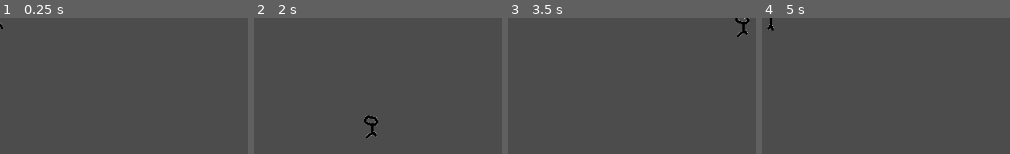
Above: before the commit, frames 1-4 (left to right).
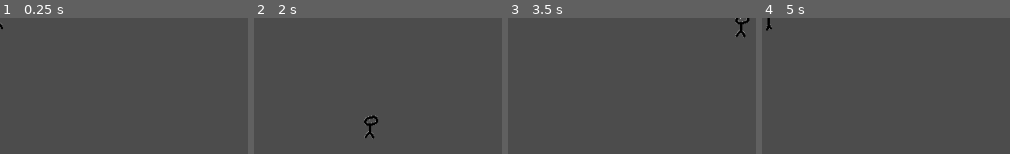
Above: after the commit, the same moments.

Repository: SillyScientists/PaintJam-2018
Game: Godot game, scene res://scenes/entities/player/Player.tscn
Same seed, same stepped clock (60 frames per second), same inputs: the game is played once before the commit and once after it. The project has no main scene, so this scene is started directly.
Inputs:
- Up to frame 1 (0.25 s): no input
- Up to frame 2 (2 s): tap Enter at 0.5 s; hold Right (ui_right) 0.53-1.28 s; hold Down (ui_down) from 1.28 s (still down)
- Up to frame 3 (3.5 s): tap Space at 2 s; release Down (ui_down) at 2.03 s; hold Right (ui_right) 2.03-2.78 s; hold Up (ui_up) from 2.78 s (still down)
- Up to frame 4 (5 s): tap Enter at 3.5 s; release Up (ui_up) at 3.53 s; hold Left (ui_left) from 3.53 s (still down)

The runs differ from the first frame. In frame 2, 0.4% of the frame differs, in the area x 44-50%, y 71-89%; in frame 3, 0.3%; in frame 4, 0.2%.

Commit message:
Improve player animation

Diff:
--- a/scenes/entities/player/Player.gd
+++ b/scenes/entities/player/Player.gd
@@ -34,6 +34,12 @@
 		$AnimatedSprite.animation = "right"
 		$AnimatedSprite.flip_v = false
 		$AnimatedSprite.flip_h = velocity.x < 0
-	elif velocity.y != 0:
+	elif velocity.y < 0:
 		$AnimatedSprite.animation = "up"
-		# $AnimatedSprite.flip_v = velocity.y > 0
+	elif velocity.y > 0:
+		$AnimatedSprite.animation = "down"
+
+
+
+func _on_Player_body_entered( body ):
+	emit_signal("hit")
--- a/scenes/entities/player/Player.tscn
+++ b/scenes/entities/player/Player.tscn
@@ -10,6 +10,10 @@
 [ext_resource path="res://scenes/entities/player/assets/up/up3.png" type="Texture" id=8]
 [ext_resource path="res://scenes/entities/player/assets/up/up4.png" type="Texture" id=9]
 [ext_resource path="res://scenes/entities/player/assets/idle/idle1.png" type="Texture" id=10]
+[ext_resource path="res://scenes/entities/player/assets/down/down1.png" type="Texture" id=11]
+[ext_resource path="res://scenes/entities/player/assets/down/down2.png" type="Texture" id=12]
+[ext_resource path="res://scenes/entities/player/assets/down/down3.png" type="Texture" id=13]
+[ext_resource path="res://scenes/entities/player/assets/down/down4.png" type="Texture" id=14]
 
 [sub_resource type="SpriteFrames" id=1]
 
@@ -17,17 +21,22 @@
 "frames": [ ExtResource( 2 ), ExtResource( 3 ), ExtResource( 4 ), ExtResource( 5 ) ],
 "loop": true,
 "name": "right",
-"speed": 5.0
+"speed": 1.0
 }, {
 "frames": [ ExtResource( 6 ), ExtResource( 7 ), ExtResource( 8 ), ExtResource( 9 ) ],
 "loop": true,
 "name": "up",
-"speed": 5.0
+"speed": 1.0
 }, {
 "frames": [ ExtResource( 10 ) ],
 "loop": true,
 "name": "default",
 "speed": 5.0
+}, {
+"frames": [ ExtResource( 11 ), ExtResource( 12 ), ExtResource( 13 ), ExtResource( 14 ) ],
+"loop": true,
+"name": "down",
+"speed": 1.0
 } ]
 
 [sub_resource type="CapsuleShape2D" id=2]
@@ -38,6 +47,7 @@
 
 [node name="Player" type="Area2D" index="0"]
 
+position = Vector2( 0, 0.115982 )
 input_pickable = true
 gravity_vec = Vector2( 0, 1 )
 gravity = 98.0
@@ -59,3 +69,5 @@
 [node name="CollisionShape2D" type="CollisionShape2D" parent="." index="1"]
 
 shape = SubResource( 2 )
+
+[connection signal="body_entered" from="." to="." method="_on_Player_body_entered"]
Not shown: 1 places in scenes/entities/player/Player.tscn that only renumber resources
Binary file added: scenes/entities/player/assets/down/down1.png
Not shown, added: scenes/entities/player/assets/down/down1.png.import
Binary file added: scenes/entities/player/assets/down/down2.png
Not shown, added: scenes/entities/player/assets/down/down2.png.import
Binary file added: scenes/entities/player/assets/down/down3.png
Not shown, added: scenes/entities/player/assets/down/down3.png.import
Binary file added: scenes/entities/player/assets/down/down4.png
Not shown, added: scenes/entities/player/assets/down/down4.png.import
